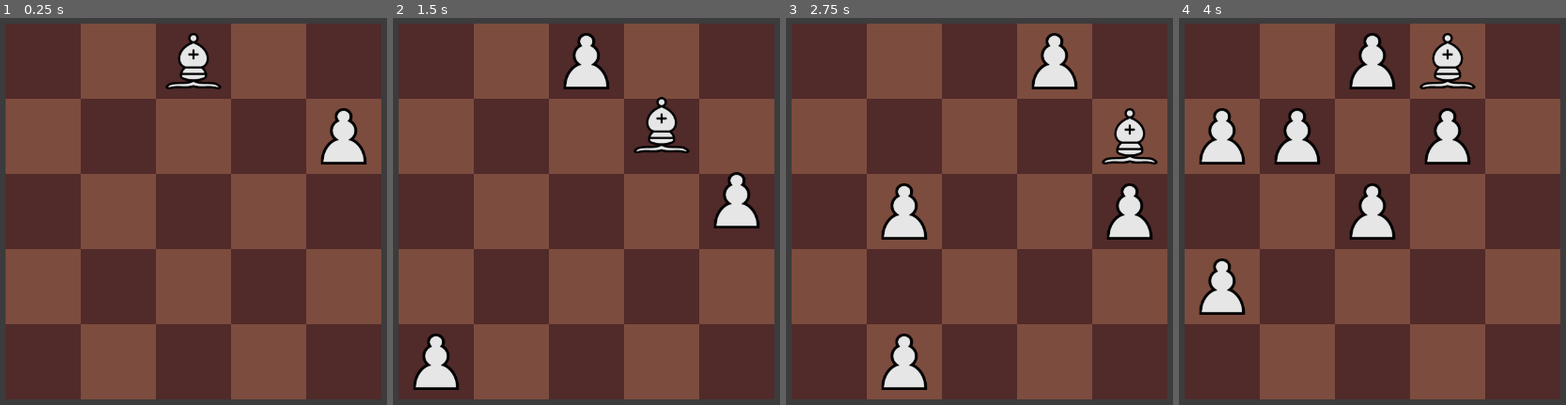
Above: before the commit, frames 1-4 (left to right).
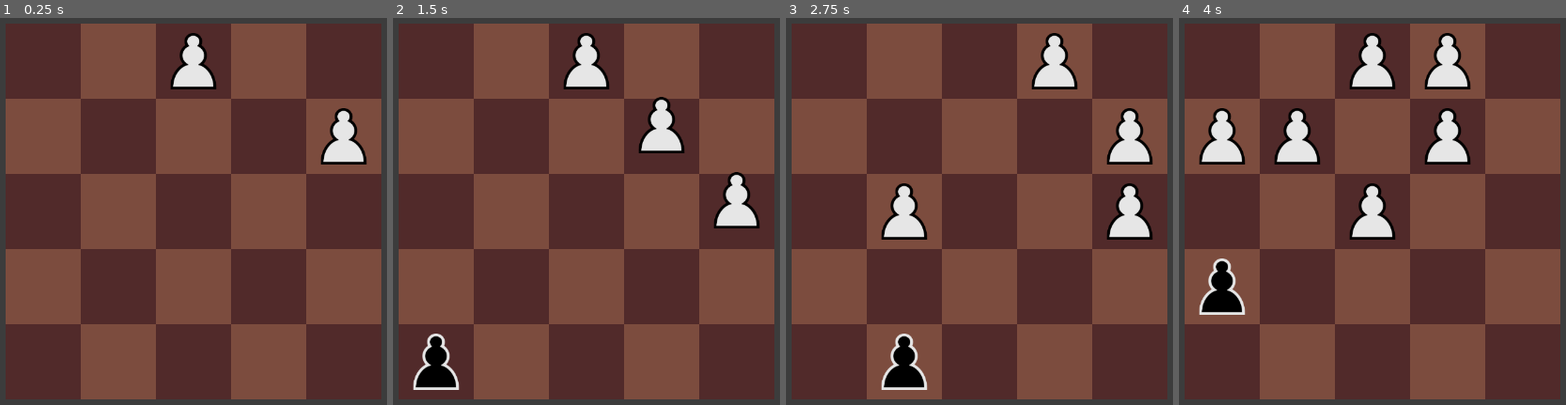
Above: after the commit, the same moments.

Repository: abaker-skudlarek/ChessTiles
Game: Godot game, scene res://Scenes/main.tscn
Two runs of this game, one before a commit and one after it. Both use one fixed random seed, a clock stepped at 60 frames per second and the inputs below. The engine's default icon, where the game draws it, is replaced by a stand-in: a white triangle on a blue panel in a dark square.
Inputs (mouse positions are in pixels of both pictures, inside the frame that each line leads up to):
- Up to frame 1 (0.25 s): no input
- Up to frame 2 (1.5 s): tap Enter at 0.5 s; move the mouse to (679, 172) at 0.52 s; hold Right (slide_move_right) 0.53-1.28 s; click (679, 172) at 0.67 s; tap Space at 1.25 s; move the mouse to (501, 250) at 1.27 s; hold Down (slide_move_down) from 1.28 s (still down)
- Up to frame 3 (2.75 s): tap Enter at 2 s; move the mouse to (1022, 45) at 2.02 s; release Down (slide_move_down) at 2.03 s; hold Right (slide_move_right) from 2.03 s (still down)
- Up to frame 4 (4 s): tap Space at 2.75 s; move the mouse to (1353, 362) at 2.77 s; release Right (slide_move_right) at 2.78 s; hold Up (slide_move_up) 2.78-3.53 s; click (1353, 362) at 2.92 s; tap Enter at 3.5 s; move the mouse to (1500, 323) at 3.52 s; hold Left (slide_move_left) from 3.53 s (still down)

The runs differ from the first frame. In frame 1, 0.8% of the frame differs, in the area x 42-58%, y 3-19%; in frame 2, 1.9%; in frame 3, 1.9%, in the area x 24-97%, y 23-97%; in frame 4, 1.9%.

Commit message:
finished adding enemy piece spawning

Diff:
--- a/Scripts/Game/Pieces/enemy_piece_base.gd
+++ b/Scripts/Game/Pieces/enemy_piece_base.gd
@@ -1,4 +1,5 @@
 extends Node
 
+@export var value: int
 @export var piece_name: String
-@export var value: int
+@export var next_piece_name: String = ""
--- a/Scripts/Managers/game_manager.gd
+++ b/Scripts/Managers/game_manager.gd
@@ -22,11 +22,10 @@
 	LOSE
 }
 
-var _current_state: GameState
-
-var slide_move_counter: int = 0  # Holds the amount of slide moves that have been performed during the game
-var chess_move_counter: int = 0  # Holds the amount of chess moves that have been performed during the game
-var chess_moves_left: int = 0    # Holds the amount of chess moves that the player can use
+var _current_state: GameState	     # Keeps track of the current state the game is in
+var _slide_move_counter: int = 0     # Holds the amount of slide moves that have been performed during the game
+var _chess_move_counter: int = 0     # Holds the amount of chess moves that have been performed during the game
+var _chess_moves_remaining: int = 0  # Holds the amount of chess moves that the player can still use
 
 # ------------------------------------------------------------------------------------------------ #
 # -- Private Functions -- #
@@ -43,13 +42,13 @@
 # ------------------------------------------------------------------------------------------------ #
 
 func _on_slide_move_finished() -> void:
-	slide_move_counter += 1
+	_slide_move_counter += 1
 
 # ------------------------------------------------------------------------------------------------ #
 
 func _on_chess_move_finished() -> void:
-	chess_move_counter += 1
-	chess_moves_left -= 1
+	_chess_move_counter += 1
+	_chess_moves_remaining -= 1
 
 # ------------------------------------------------------------------------------------------------ #
 # -- Public Functions -- #
@@ -85,3 +84,18 @@
 	return _current_state
 
 # ------------------------------------------------------------------------------------------------ #
+
+func get_slide_move_count() -> int:
+	return _slide_move_counter
+
+# ------------------------------------------------------------------------------------------------ #
+
+func get_chess_move_count() -> int:
+	return _chess_move_counter
+
+# ------------------------------------------------------------------------------------------------ #
+
+func get_chess_moves_remaining() -> int:
+	return _chess_move_counter
+
+# ------------------------------------------------------------------------------------------------ #
--- a/Scripts/Managers/piece_spawn_manager.gd
+++ b/Scripts/Managers/piece_spawn_manager.gd
@@ -8,36 +8,78 @@
 
 # ------------------------------------------------------------------------------------------------ #
 # -- Variables -- #
-# ------------------------------------------------------------------------------------------------ #
+# ------------------------------------------------------------------------------------------------
 
 const NUM_STARTING_PIECES: int = 2  # This is the amount of pieces on the board when the game starts
+const PLAYER_PIECE_FAMILY: String = "player"
+const ENEMY_PIECE_FAMILY: String = "enemy"
 
-# TODO: Might want to have some sort of dictionary for the base spawn rate of pieces?
+# Defines the chances for each player piece to spawn. The number is the percentage chance.
+var _player_piece_spawn_rates: Dictionary = {
+	"player_pawn": 75,
+	"player_bishop": 20,
+	"player_knight": 5,
+	"player_rook": 0,
+	"player_queen": 0,
+	"player_king": 0
+}
+
+# Defines the chances for each enemy piece to spawn. The number is the percentage chance.
+# TODO: Currently, only enemy pawns can spawn, no other pieces. Not sure if we'll change that some
+# 		day or not. If we did, we'd probably want to figure out some way to punish the player for
+# 		allowing higher value enemy pieces to stay on the board
+var _enemy_piece_spawn_rates: Dictionary = {
+	"enemy_pawn": 100,
+	"enemy_bishop": 0,
+	"enemy_knight": 0,
+	"enemy_rook": 0,
+	"enemy_queen": 0,
+	"enemy_king": 0
+}
+
+var _base_enemy_piece_spawn_chance: int = 25  # 25% chance to spawn an enemy piece, at base. Some effects may change this number to make it more likely
 
 # ------------------------------------------------------------------------------------------------ #
 # -- Private Functions -- #
 # ------------------------------------------------------------------------------------------------ #
 
-# Called when the node enters the scene tree for the first time.
-func _ready() -> void:
-	print("piece spawn manager ready")
+## Determines a new piece from the player or enemy family, based on it's probability.
+## Returns the string name of the new piece
+func _determine_new_piece(piece_family: String) -> String:
+	var new_piece: String = ""
+
+	# Determine which dictionary to use, based on if we want to get a new player piece or enemy piece
+	var piece_family_dictionary: Dictionary = _player_piece_spawn_rates if piece_family == PLAYER_PIECE_FAMILY else _enemy_piece_spawn_rates
+	var possible_pieces: Array = piece_family_dictionary.keys()
+
+	# Get a random number between 1 and 100
+	var random_roll: int = randi() % 100 + 1
+
+	# For each piece in the list of possible pieces
+	for piece: String in possible_pieces:
+		# If the random number we got is less than the pieces spawn rate, assign it to the new piece
+		# we will be returning and break out of the loop
+		if random_roll <= piece_family_dictionary[piece]:
+			new_piece = piece
+			break
+		# If the random number we got is more than the pieces spawn rate, subtract the spawn rate
+		# from that random number, and go check the next piece in array
+		else:
+			random_roll -= piece_family_dictionary[piece]
+
+	return new_piece
 
 # ------------------------------------------------------------------------------------------------ #
 # -- Public Functions -- #
 # ------------------------------------------------------------------------------------------------ #
 
-## Calculates which pieces should spawn at the start of the game
+## Gets the pieces that should spawn at the start of the game
 func get_starting_pieces() -> Array:
-	var pieces_to_spawn: Array = []
+	var pieces_to_spawn: Array = []  # Array of each piece as a Resource
 
 	for i in NUM_STARTING_PIECES:
-		var spawn_chance: int = randi() % 100
-		if spawn_chance <= 75:
-			var piece: Resource = ResourceManager.pieces["player_pawn"]
-			pieces_to_spawn.append(piece)
-		else:
-			var piece: Resource = ResourceManager.pieces["player_bishop"]
-			pieces_to_spawn.append(piece)
+		var piece_name: String = _determine_new_piece(PLAYER_PIECE_FAMILY)
+		pieces_to_spawn.append(get_piece_by_name(piece_name))
 
 	return pieces_to_spawn
 
@@ -45,20 +87,18 @@
 
 ## Returns a number of new pieces to spawn based on num_pieces_to_spawn
 func get_new_pieces(num_pieces_to_spawn: int) -> Array:
-	var pieces_to_spawn: Array = []
+	var pieces_to_spawn: Array = []  # Arrya of each piece as a Resource
 
-	# TODO: We will want to be able to spawn other pieces, not just pawns and bishops.
-
-	# TODO: Also, we will want to include enemy pieces
-
+	# For each piece that we want to spawn, randomly decide if the piece should be an enemy or
+	# player piece. Get the piece, then append it to the array of pieces to spawn.
 	for i in num_pieces_to_spawn:
-		var spawn_chance: int = randi() % 100
-		if spawn_chance <= 75:
-			var piece: Resource = ResourceManager.pieces["player_pawn"]
-			pieces_to_spawn.append(piece)
+		var piece_color_spawn_chance: int = randi() % 100 + 1
+		if piece_color_spawn_chance <= _base_enemy_piece_spawn_chance:
+			var piece_name: String = _determine_new_piece(ENEMY_PIECE_FAMILY)
+			pieces_to_spawn.append(get_piece_by_name(piece_name))
 		else:
-			var piece: Resource = ResourceManager.pieces["player_bishop"]
-			pieces_to_spawn.append(piece)
+			var piece_name: String = _determine_new_piece(PLAYER_PIECE_FAMILY)
+			pieces_to_spawn.append(get_piece_by_name(piece_name))
 
 	return pieces_to_spawn
 
Not shown: 1 places in Scenes/Pieces/Enemy/enemy_bishop.tscn that only renumber resources
